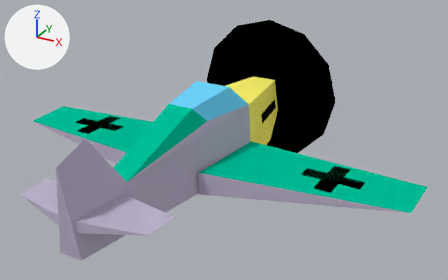
An edit to the Blender file models/bf109.blend, drawn before and after from the same camera.
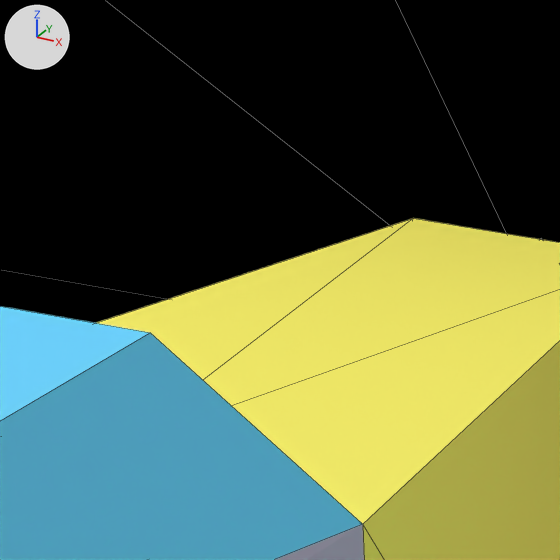
Each version appears first whole from a camera (50 mm lens) standing at (7.29, -12.19, 6.51) and looking at (0.63, -0.09, 0.45), and next in a close-up on the part from 48% to 60% of the width and 20% to 38% of the height. The axes (+X, +Y, +Z) are drawn at upper left. The lights are the same throughout. The close-ups show mesh edges as thin lines.

In view in the first close-up: 'model'.
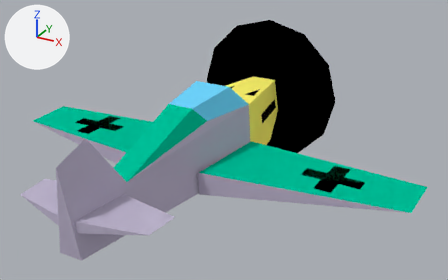
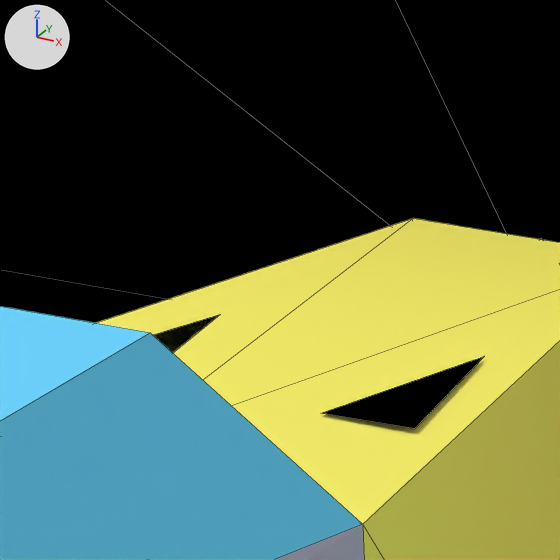
Where the change shows, as pixel boxes [x1, y1, x2, y2] in the close-ups (560 x 560 px):
part 1 of me_cube, added (black): after [153, 314, 484, 429]

What the commit changed:
me_cube is used by ob_model.
Verts and faces of me_cube; kept vertices keep their numbers, new ones are numbered from 87.
me_cube had 87 vertices, 68 faces and spanned x -5.34..5.34, y -5.04..4.17, z -1.65..2.55.
me_cube now has 93 vertices, 70 faces and spans x -5.34..5.34, y -5.04..4.17, z -1.65..2.55.
Part 1, on me_cube:
New vertex 87 is at (-0.47, 1.69, 1.01).
New vertex 88 is at (-0.22, 1.69, 1.01).
New vertex 89 is at (-0.34, 2.36, 0.97), pixel (220, 314).
New vertex 90 is at (0.54, 1.69, 1.02), pixel (414, 428).
New vertex 91 is at (0.29, 1.69, 1.02), pixel (320, 413).
New vertex 92 is at (0.4, 2.36, 0.98), pixel (484, 356).
New faces: (87, 88, 89), (90, 92, 91) (mat_markings (black #000000)).
